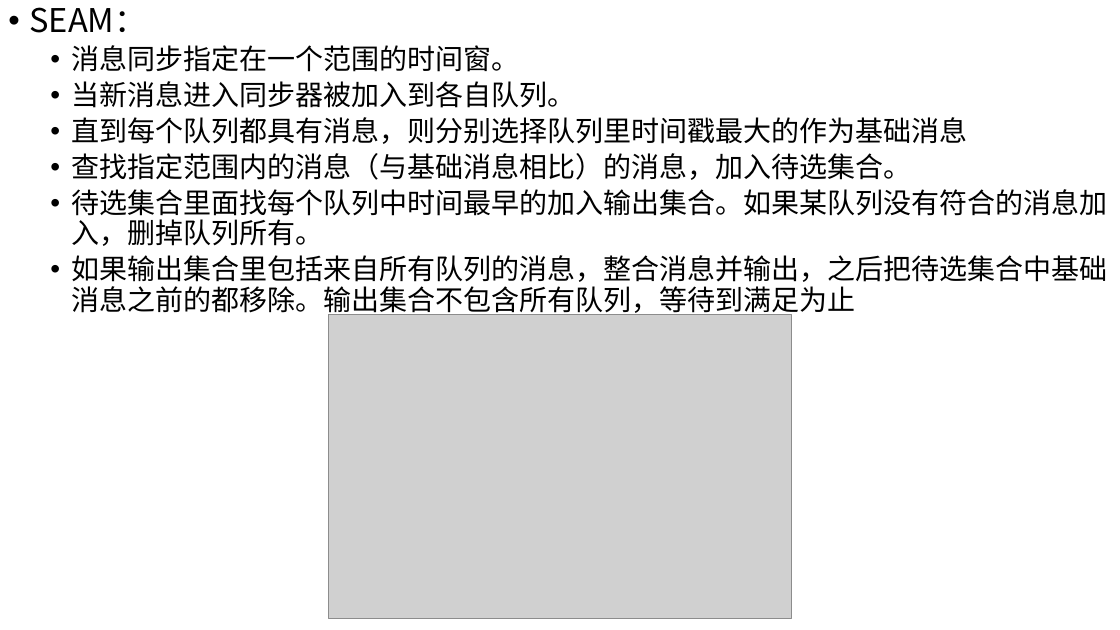
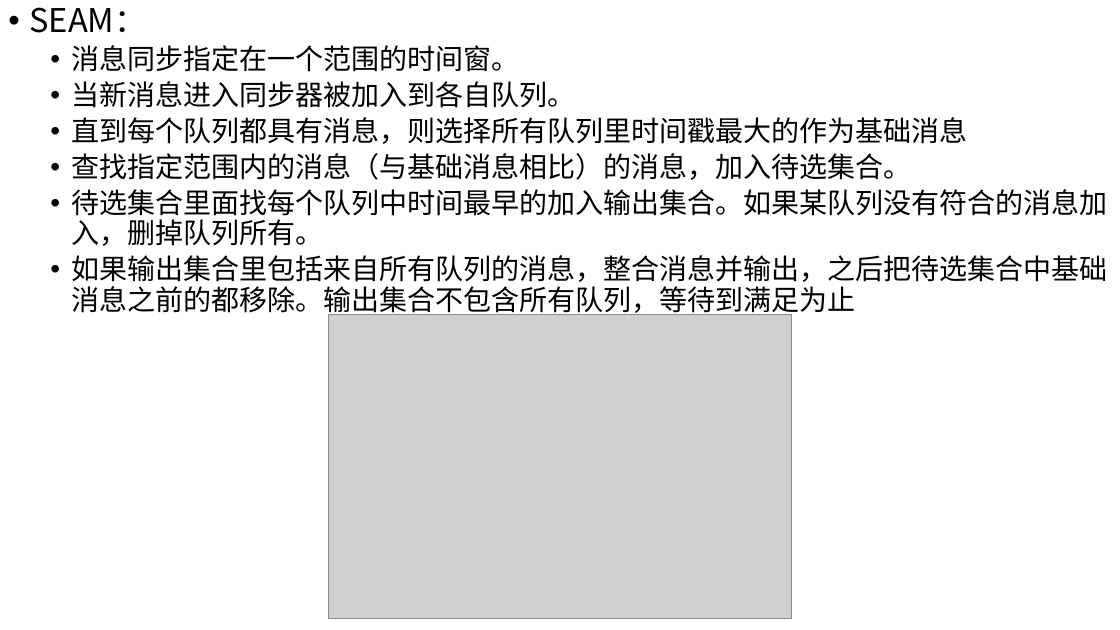
Before and after one commit to wsm6636/note, a slide deck: slide 2 of 06-ppt/discussion/0514 - 副本.pptx. Drawn at 1120x630 pixels with LibreOffice and Linux fonts; fonts in the diff are those of the drawing; grey boxes stand for pictures. Boxes give left, top, right and bottom in pixels: in the first picture for what was removed or moved away, otherwise in the second. Text is boxed around its words. In the diff, an @@ line names an element or a change of style, - is before the commit and + after.

```diff
--- a/06-ppt/discussion/0514 - 副本.pptx
+++ b/06-ppt/discussion/0514 - 副本.pptx
@@ text at (x1=71, y1=117, x2=967, y2=144): text changed @@
-  • 直到每个队列都具有消息，则分别选择队列里时间戳最大的作为基础消息
+  • 直到每个队列都具有消息，则选择所有队列里时间戳最大的作为基础消息
```
Also in this commit, not shown: 3 other files.
